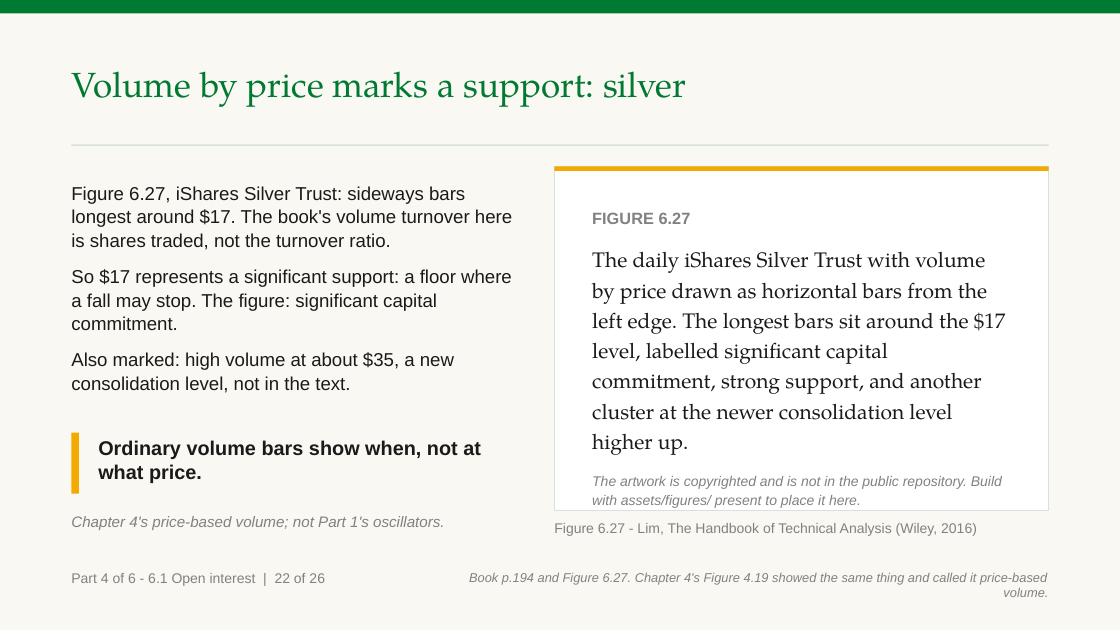
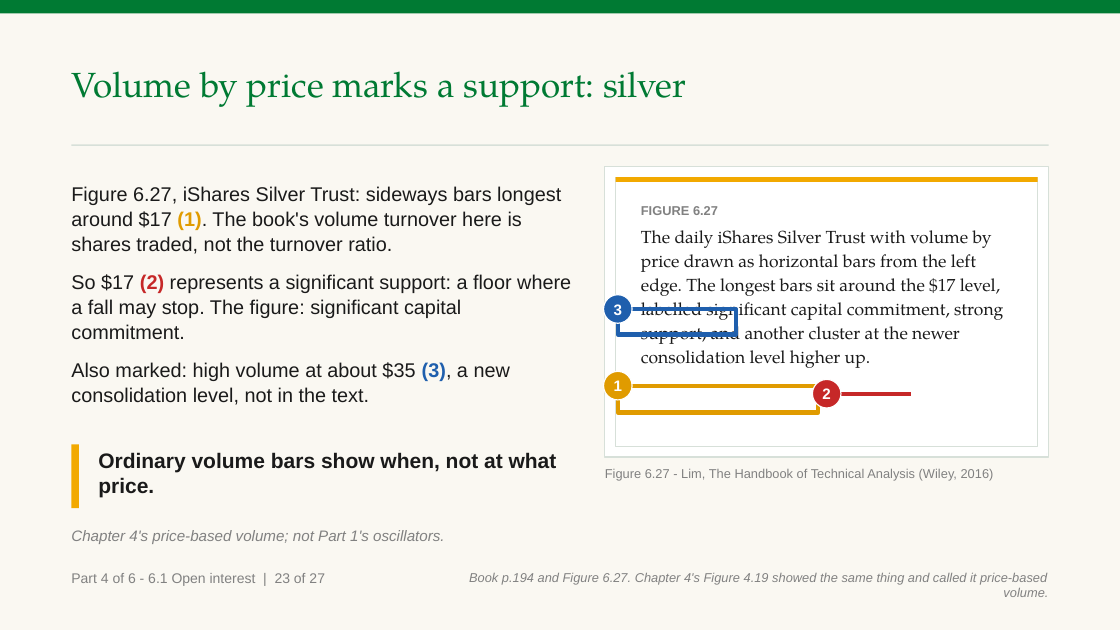
Before and after one commit to benjiesotelo-sudo/Telos_FIN1209, a slide deck: slide 122 of chapter-06/FIN1209-Chapter-06.pptx (slide 129 before the commit). Drawn at 1120x630 pixels with LibreOffice and Linux fonts; fonts in the diff are those of the drawing. Boxes give left, top, right and bottom in pixels: in the first picture for what was removed or moved away, otherwise in the second. Text is boxed around its words. In the diff, an @@ line names an element or a change of style, - is before the commit and + after.

```diff
--- a/chapter-06/FIN1209-Chapter-06.pptx
+++ b/chapter-06/FIN1209-Chapter-06.pptx
@@ rectangle resized from (x1=555, y1=166, x2=1049, y2=511) to (x1=605, y1=166, x2=1049, y2=457) @@
@@ rectangle resized from (x1=555, y1=166, x2=1049, y2=171) to (x1=616, y1=177, x2=1038, y2=182) @@
@@ rectangle added at (x1=616, y1=177, x2=1038, y2=446), fill #FFFFFF, outline #D7E0D9 1 pt @@
@@ text at (x1=71, y1=186, x2=571, y2=405): text changed; size 16 to 17 pt @@
-Figure 6.27, iShares Silver Trust: sideways bars longest around $17. The book's volume turnover here is shares traded, not the turnover ratio.
-So $17 represents a significant support: a floor where a fall may stop. The figure: significant capital commitment.
-Also marked: high volume at about $35, a new consolidation level, not in the text.
+Figure 6.27, iShares Silver Trust: sideways bars longest around $17 (1). The book's volume turnover here is shares traded, not the turnover ratio.
+So $17 (2) represents a significant support: a floor where a fall may stop. The figure: significant capital commitment.
+Also marked: high volume at about $35 (3), a new consolidation level, not in the text.
@@ text "FIGURE 6.27" moved from (x1=592, y1=212, x2=1005, y2=508) to (x1=641, y1=206, x2=1003, y2=368) @@
@@ text "FIGURE 6.27" at (x1=641, y1=206, x2=1003, y2=368): size 14 to 11 pt in "FIGURE 6.27"; size 18 to 15 pt; less space between paragraphs; line spacing 1.2 to 1.15 @@
@@ ellipse added at (x1=604, y1=295, x2=633, y2=323), fill #1F5FAD, outline #FFFFFF 1 pt, 13 pt, text #FFFFFF, bold @@
+3
@@ rectangle added at (x1=618, y1=309, x2=737, y2=334), outline #1F5FAD 3.5 pt @@
@@ ellipse added at (x1=604, y1=371, x2=633, y2=400), fill #E09B00, outline #FFFFFF 1 pt, 13 pt, text #FFFFFF, bold @@
+1
@@ rectangle added at (x1=618, y1=386, x2=819, y2=413), outline #E09B00 3.5 pt @@
@@ ellipse added at (x1=812, y1=380, x2=841, y2=408), fill #C62828, outline #FFFFFF 1 pt, 13 pt, text #FFFFFF, bold @@
+2
@@ line added from (827, 394) to (912, 394), #C62828 3.5 pt @@
@@ rectangle moved from (x1=71, y1=433, x2=79, y2=494) to (x1=71, y1=444, x2=79, y2=508) @@
@@ text "Ordinary volume bars show when, ..." moved from (x1=98, y1=440, x2=481, y2=483) to (x1=98, y1=452, x2=557, y2=498) @@
@@ text "Ordinary volume bars show when, ..." at (x1=98, y1=452, x2=557, y2=498): size 17 to 18 pt @@
@@ text at (x1=592, y1=476, x2=1002, y2=508): paragraph removed @@
-The artwork is copyrighted and is not in the public repository. Build with assets/figures/ present to place it here.
@@ text "Figure 6.27 - Lim, The ..." moved from (x1=554, y1=523, x2=977, y2=536) to (x1=605, y1=469, x2=994, y2=481) @@
@@ text "Figure 6.27 - Lim, The ..." at (x1=605, y1=469, x2=994, y2=481): size 12 to 11 pt @@
@@ text "Chapter 4's price-based volume; not ..." moved from (x1=71, y1=516, x2=444, y2=530) to (x1=71, y1=530, x2=444, y2=544) @@
@@ text at (x1=71, y1=573, x2=325, y2=586): text changed @@
-Part 4 of 6 - 6.1 Open interest | 22 of 26
+Part 4 of 6 - 6.1 Open interest | 23 of 27
```
Also in this commit, not shown: 99 other slides changed, 2 slides added, 9 slides removed, 2 other files.
